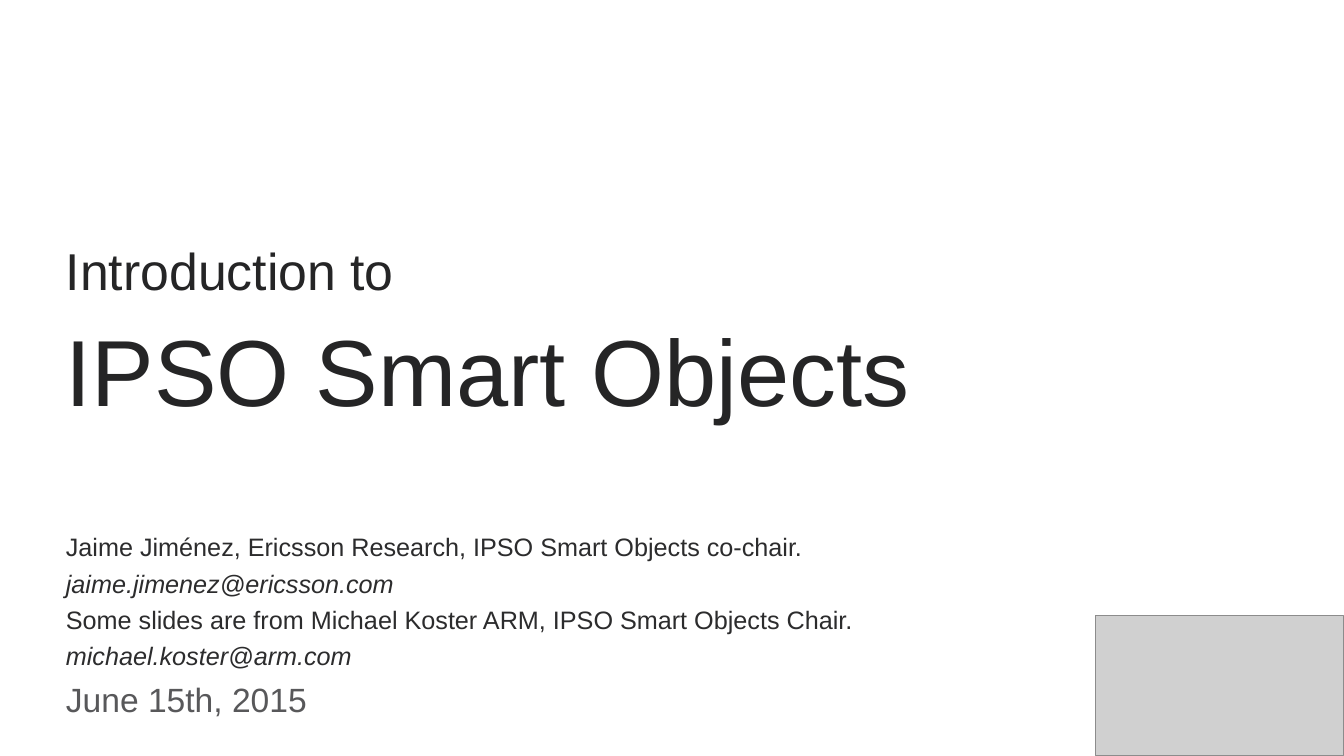
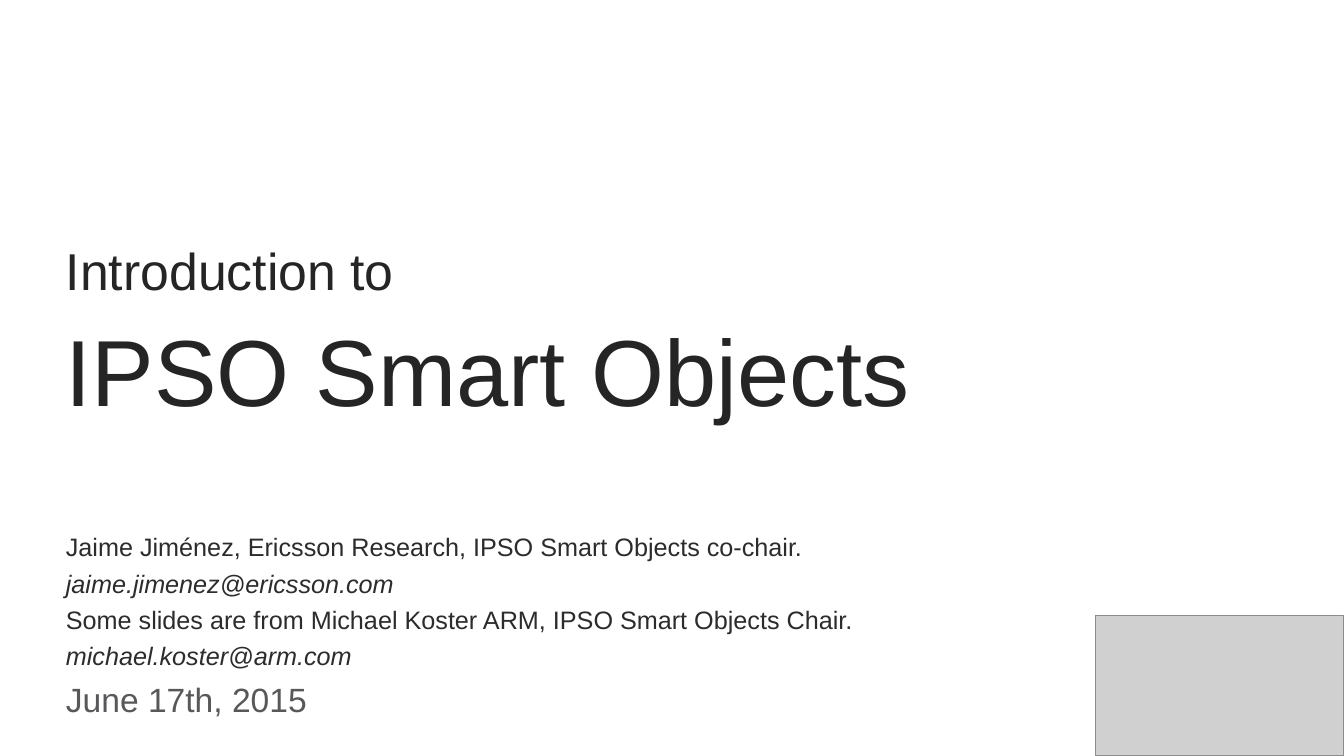
Before and after one commit to jaimejim/iot-playground, a slide deck: slide 1 of Documentation/IPSO_Intro_W3C.pptx. Drawn at 1344x756 pixels with LibreOffice and Linux fonts; fonts in the diff are those of the drawing; grey boxes stand for pictures; background and template pictures are left out. Boxes give left, top, right and bottom in pixels: in the first picture for what was removed or moved away, otherwise in the second. Text is boxed around its words. In the diff, an @@ line names an element or a change of style, - is before the commit and + after.

```diff
--- a/Documentation/IPSO_Intro_W3C.pptx
+++ b/Documentation/IPSO_Intro_W3C.pptx
@@ text at (x1=66, y1=687, x2=307, y2=717): text changed @@
-June 15th, 2015
+June 17th, 2015
```
Also in this commit, not shown: 6 other slides changed, 1 slide removed.
